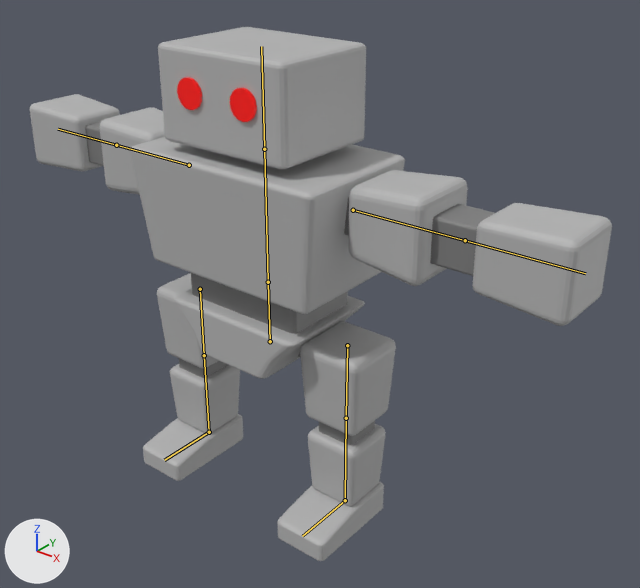
Two versions of the Blender file Assets/Models/robot-rigging.blend, one commit apart.
Rendered twice from a 50 mm lens placed at (9.21, -10.11, 10.29), pointed at (0.76, 0.45, 3.74). Every picture has the same lights, and +X, +Y and +Z are marked at lower left. The bones that bend it are drawn over the model as lines.
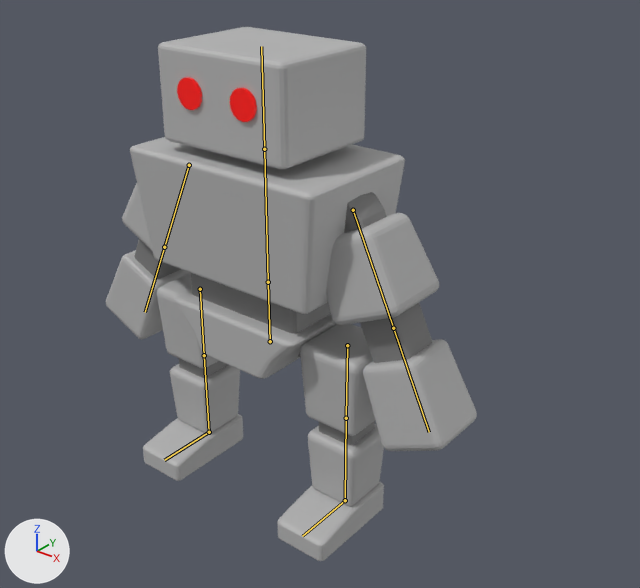
The newer file adds an action. The first version stands in its rest pose; the second is drawn at frame 0 of the action 'Idle'.

Where the change shows, as pixel boxes (x1, y1, x2, y2) in the pictures (640 x 588 px):
'Cube.006', posed (18% narrower, 9% shorter): before (472, 203, 612, 326); after (363, 339, 477, 451)
'Cube.002', posed: before (348, 170, 468, 286); after (326, 213, 439, 325)
'Cube.003', posed: before (85, 122, 495, 445); after (134, 192, 432, 445)
'Cube.022', posed: before (30, 94, 120, 171); after (106, 250, 190, 339)
'Cube.020', posed: before (100, 107, 165, 195); after (122, 183, 152, 250)
bone 'Bone.003.L', root to tip: before (353, 210) to (465, 240); after (353, 210) to (393, 328)
bone 'Bone.003.R', root to tip: before (189, 165) to (116, 145); after (189, 165) to (164, 247)

What the commit changed:
Bone 'Bone.003.L' (bone_bone_003_l) turns from (0, 0, 0) to (0, 0, 65) degrees about its own x, y and z.
Bone 'Bone.003.R' (bone_bone_003_r) turns from (0, 0, 0) to (0, 0, -65) degrees about its own x, y and z.
